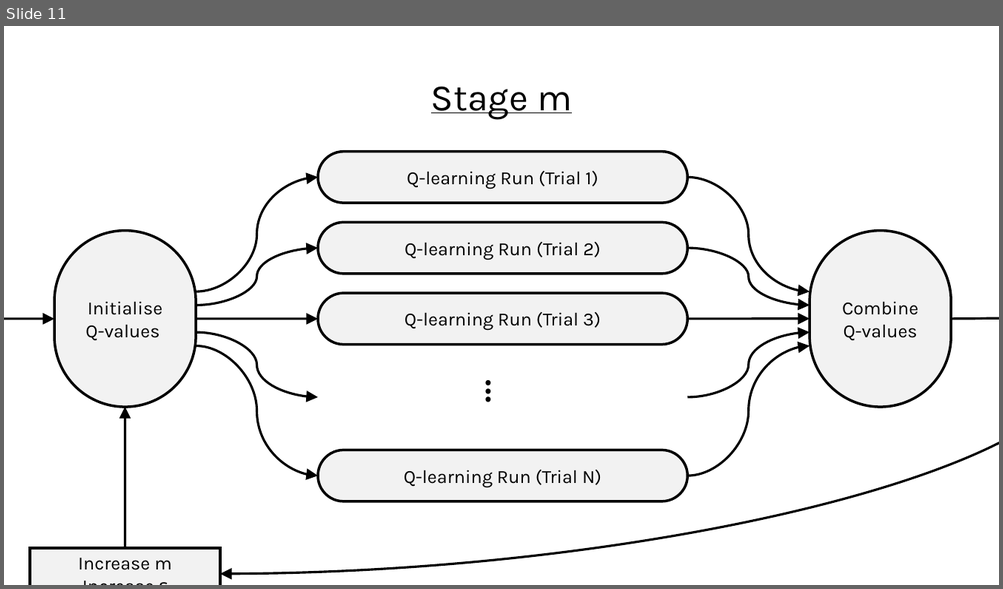
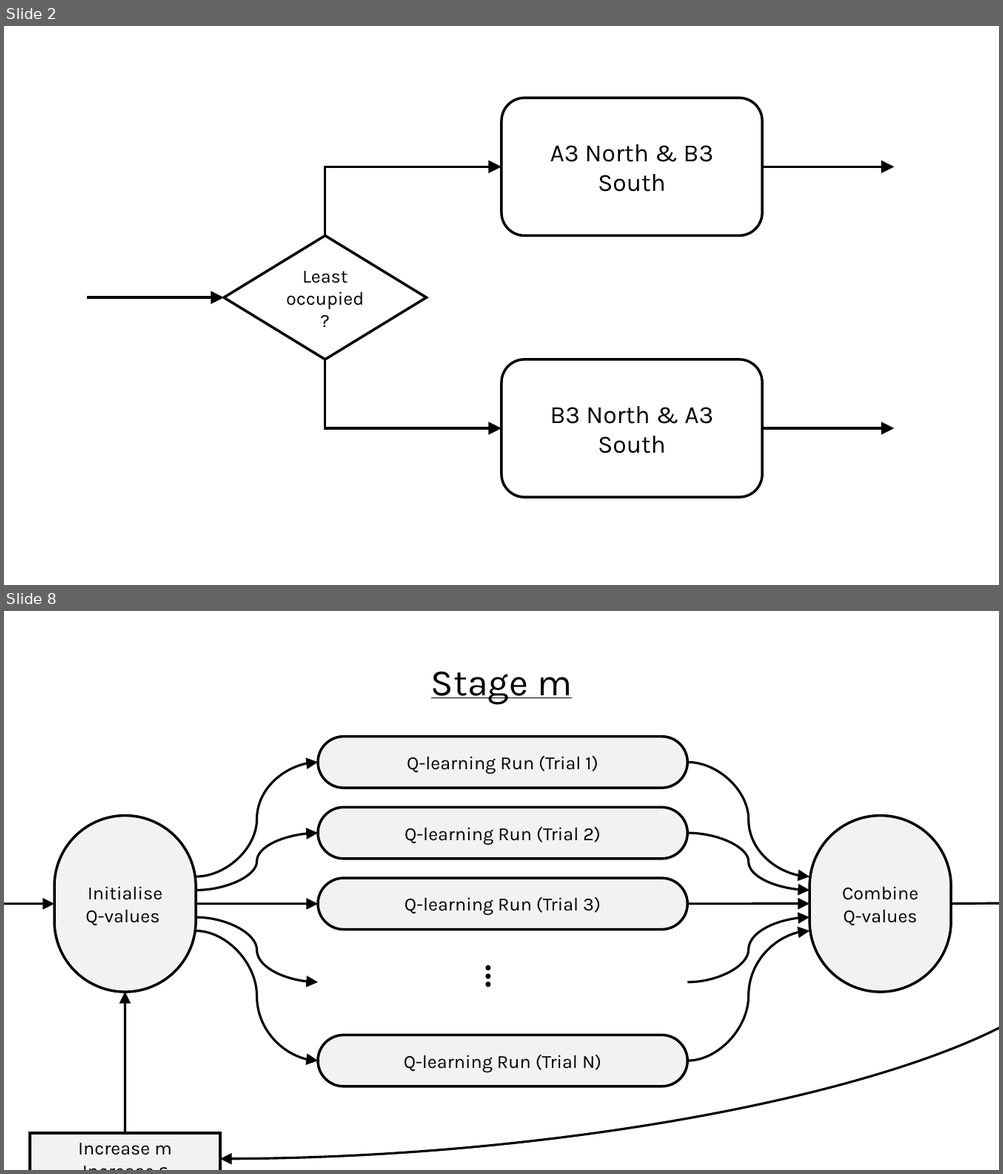
Before and after one commit to geraintpalmer/bed_moves_policy, a slide deck: images/images.pptx. Shown one above the other, each under a label of ours: slide 11 before the commit, slides 2 and 8 after it; the slides between them are not shown. The pictures are 1003x589 and 1003x1174 pixels, drawn with LibreOffice and Linux fonts; fonts in the diff are those of the drawing. Boxes give left, top, right and bottom in pixels: in the first picture for what was removed or moved away, otherwise in the second. Text is boxed around its words. In the diff, an @@ line names an element or a change of style, - is before the commit and + after.

```diff
--- a/images/images.pptx
+++ b/images/images.pptx
@@ slide 2 added at (4,26,999,585), background #FFFFFF @@
@@ group added at (87,98,894,497): 3 arrows, 2 rounded rectangles, 2 elbow arrows, 1 diamond @@
+Least occupied?
+A3 North & B3 South
+B3 North & A3 South
@@ what was slide 11 is now slide 8 @@
```
Also in this commit, not shown: 6 other slides added, 10 slides removed, 14 other files.
